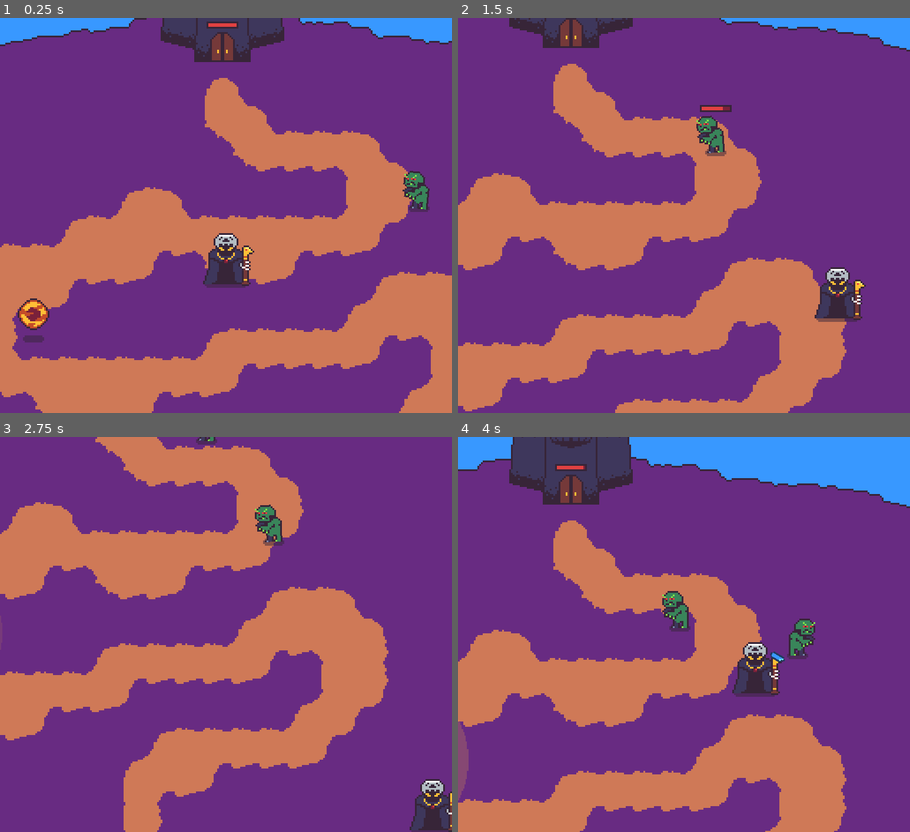
Above: before the commit, frames 1-4 (two rows, left to right).
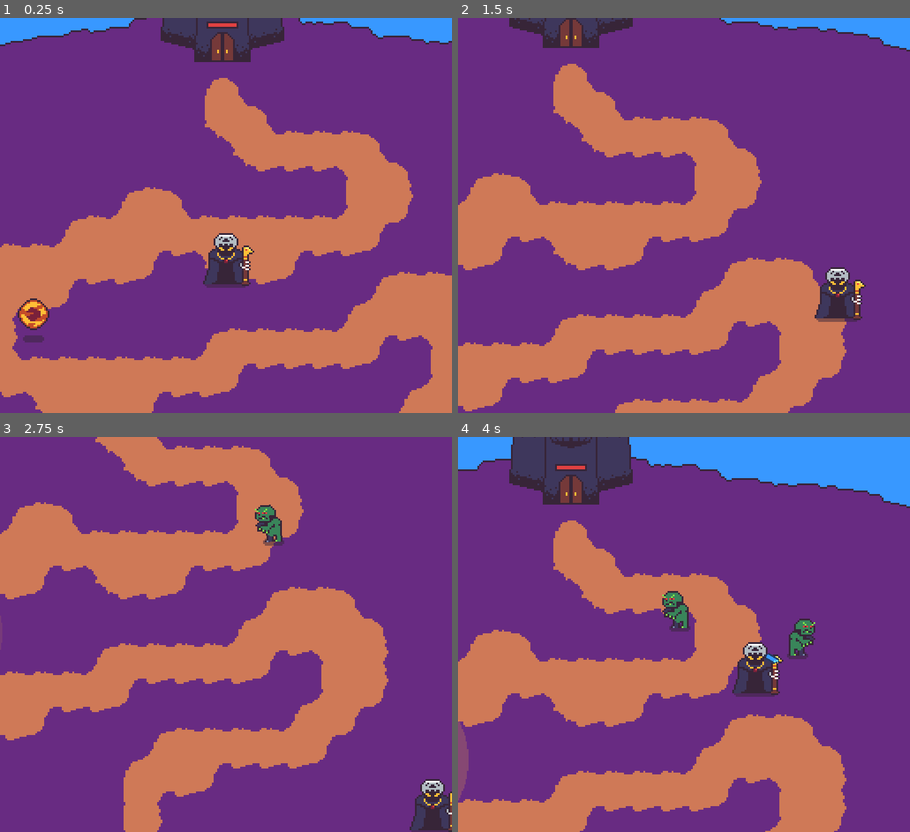
Above: after the commit, the same moments.

Repository: rthurmed/OrbTower
Game: Godot game, scene res://src/Main.tscn
Two runs of this game, one before a commit and one after it. Both use one fixed random seed, a clock stepped at 60 frames per second and the inputs below.
Inputs:
- Up to frame 1 (0.25 s): no input
- Up to frame 2 (1.5 s): hold Right (right) 0.53-1.28 s; hold Down (down) from 1.28 s (still down)
- Up to frame 3 (2.75 s): release Down (down) at 2.03 s; hold Right (right) from 2.03 s (still down)
- Up to frame 4 (4 s): release Right (right) at 2.78 s; hold Up (up) 2.78-3.53 s; hold Left (left) from 3.53 s (still down)

The runs differ from the first frame. In frame 1, 0.5% of the frame differs, in the area x 89-96%, y 38-50%; in frame 2, 0.6%, in the area x 52-61%, y 22-35%; in frame 3, less than 0.1%; in frame 4, less than 0.1%.

Commit message:
Implemented XP drop on death

Diff:
--- a/src/Main.tscn
+++ b/src/Main.tscn
@@ -159,21 +159,14 @@
 
 [node name="YSort" type="YSort" parent="."]
 
-[node name="SpawnerFollower" parent="YSort" instance=ExtResource( 7 )]
-position = Vector2( 157, 336 )
-monster = ExtResource( 6 )
-wait_time = 2.0
-ysort_path = NodePath("..")
-path_node_path = NodePath("../../MainPath")
-
 [node name="Orb" parent="YSort" instance=ExtResource( 4 )]
 position = Vector2( 85, 251 )
 
 [node name="Player" parent="YSort" instance=ExtResource( 5 )]
 position = Vector2( 194, 219 )
 
-[node name="AutoAttack2" parent="YSort/Player" instance=ExtResource( 9 )]
-position = Vector2( 13, -18 )
+[node name="AutoAttack" parent="YSort/Player" instance=ExtResource( 9 )]
+position = Vector2( 10, -17 )
 bullet = ExtResource( 10 )
 ysort_path = NodePath("../..")
 
@@ -188,9 +181,11 @@
 editor_draw_limits = true
 editor_draw_drag_margin = true
 
-[node name="Ghoul" parent="YSort" instance=ExtResource( 6 )]
-position = Vector2( 306, 135 )
-path_node_path = NodePath("../../MainPath")
-
 [node name="MainPath" type="Path2D" parent="."]
 curve = SubResource( 17 )
+
+[node name="SpawnerFollower" parent="." instance=ExtResource( 7 )]
+monster = ExtResource( 6 )
+wait_time = 2.0
+ysort_path = NodePath("../YSort")
+path_node_path = NodePath("../MainPath")
--- a/src/game/collectable/XPOrb.tscn
+++ b/src/game/collectable/XPOrb.tscn
@@ -1,9 +1,10 @@
-[gd_scene load_steps=7 format=2]
+[gd_scene load_steps=8 format=2]
 
 [ext_resource path="res://assets/xp-orb.png" type="Texture" id=1]
 [ext_resource path="res://src/module/AutoAim.tscn" type="PackedScene" id=2]
 [ext_resource path="res://src/module/ChaseTarget.tscn" type="PackedScene" id=3]
 [ext_resource path="res://src/game/collectable/XPOrb.gd" type="Script" id=4]
+[ext_resource path="res://assets/xp-orb-shadow.png" type="Texture" id=5]
 
 [sub_resource type="CircleShape2D" id=1]
 radius = 4.0
@@ -14,10 +15,16 @@
 [node name="XPOrb" type="Area2D"]
 script = ExtResource( 4 )
 
+[node name="Sprite-Shadow" type="Sprite" parent="."]
+modulate = Color( 1, 1, 1, 0.498039 )
+texture = ExtResource( 5 )
+
 [node name="Sprite" type="Sprite" parent="."]
+position = Vector2( 0, -5 )
 texture = ExtResource( 1 )
 
 [node name="CollisionShape2D" type="CollisionShape2D" parent="."]
+position = Vector2( 0, -5 )
 shape = SubResource( 1 )
 
 [node name="ChaseTarget" parent="." instance=ExtResource( 3 )]
--- a/src/game/monster/Monster.gd
+++ b/src/game/monster/Monster.gd
@@ -4,8 +4,10 @@
 
 export var speed = 30 # px/s (the main path has ~900px in length)
 export var path_node_path: NodePath
+export var ysort_path: NodePath
 
 onready var path_node = get_node(path_node_path)
+onready var ysort = get_node(ysort_path)
 onready var path_follower = $PathFollower
 
 
--- /dev/null
+++ b/src/game/monster/OnDeathDropXP.gd
@@ -0,0 +1,30 @@
+extends Node2D
+
+
+export var xp_orb: PackedScene
+export var amount = 4
+export var rand_distance = 8
+export var health_path: NodePath
+
+onready var holder_health = get_node(health_path)
+
+var ysort: YSort
+
+
+func _ready():
+	var _ok = holder_health.connect("died", self, "_on_Holder_Health_died")
+
+
+func drop_xp_orbs():
+	for _i in range(amount):
+		var offset = Vector2(
+			rand_range(-rand_distance, rand_distance),
+			rand_range(-rand_distance, rand_distance)
+		)
+		var instance = xp_orb.instance()
+		instance.global_position = global_position + offset
+		ysort.add_child(instance)
+
+
+func _on_Holder_Health_died():
+	drop_xp_orbs()
--- /dev/null
+++ b/src/game/monster/OnDeathDropXP.tscn
@@ -0,0 +1,8 @@
+[gd_scene load_steps=3 format=2]
+
+[ext_resource path="res://src/game/monster/OnDeathDropXP.gd" type="Script" id=1]
+[ext_resource path="res://src/game/collectable/XPOrb.tscn" type="PackedScene" id=2]
+
+[node name="OnDeathDropXP" type="Node2D"]
+script = ExtResource( 1 )
+xp_orb = ExtResource( 2 )
--- a/src/game/monster/ghoul/Ghoul.gd
+++ b/src/game/monster/ghoul/Ghoul.gd
@@ -2,7 +2,9 @@
 
 
 onready var animation = $AnimationPlayer
+onready var on_death_drop_xp = $OnDeathDropXP
 
 
 func _ready():
 	animation.play("walk")
+	on_death_drop_xp.ysort = ysort
--- a/src/game/monster/ghoul/Ghoul.tscn
+++ b/src/game/monster/ghoul/Ghoul.tscn
@@ -7,6 +7,7 @@
 [ext_resource path="res://src/module/PathFollower.tscn" type="PackedScene" id=5]
 [ext_resource path="res://src/vfx/FlipOnMovement.tscn" type="PackedScene" id=6]
 [ext_resource path="res://src/module/AttackOnTouch.tscn" type="PackedScene" id=7]
+[ext_resource path="res://src/game/monster/OnDeathDropXP.tscn" type="PackedScene" id=8]
 
 [sub_resource type="CapsuleShape2D" id=1]
 radius = 7.0
@@ -101,6 +102,9 @@
 die_on_impact = true
 holder_path = NodePath("..")
 
+[node name="OnDeathDropXP" parent="." instance=ExtResource( 8 )]
+health_path = NodePath("../Health")
+
 [node name="AnimationPlayer" type="AnimationPlayer" parent="."]
 anims/RESET = SubResource( 3 )
 anims/walk = SubResource( 2 )
--- a/src/game/monster/spawner/SpawnerFollower.gd
+++ b/src/game/monster/spawner/SpawnerFollower.gd
@@ -7,5 +7,6 @@
 func spawn():
 	var instance = monster.instance()
 	instance.global_position = global_position
-	instance.path_node_path = path_node_path
+	instance.path_node_path = get_node(path_node_path).get_path()
+	instance.ysort_path = get_node(ysort_path).get_path()
 	ysort.add_child(instance)
--- a/src/game/player/AutoAttack.tscn
+++ b/src/game/player/AutoAttack.tscn
@@ -4,7 +4,7 @@
 [ext_resource path="res://src/game/player/AutoAttack.gd" type="Script" id=5]
 
 [sub_resource type="CircleShape2D" id=2]
-radius = 64.0
+radius = 72.0
 
 [node name="AutoAttack" type="Node2D"]
 script = ExtResource( 5 )
Binary file added: assets/xp-orb-shadow.png
Not shown, added: assets/xp-orb-shadow.png.import
Not shown: 1 places in src/game/monster/ghoul/Ghoul.tscn that only renumber resources
